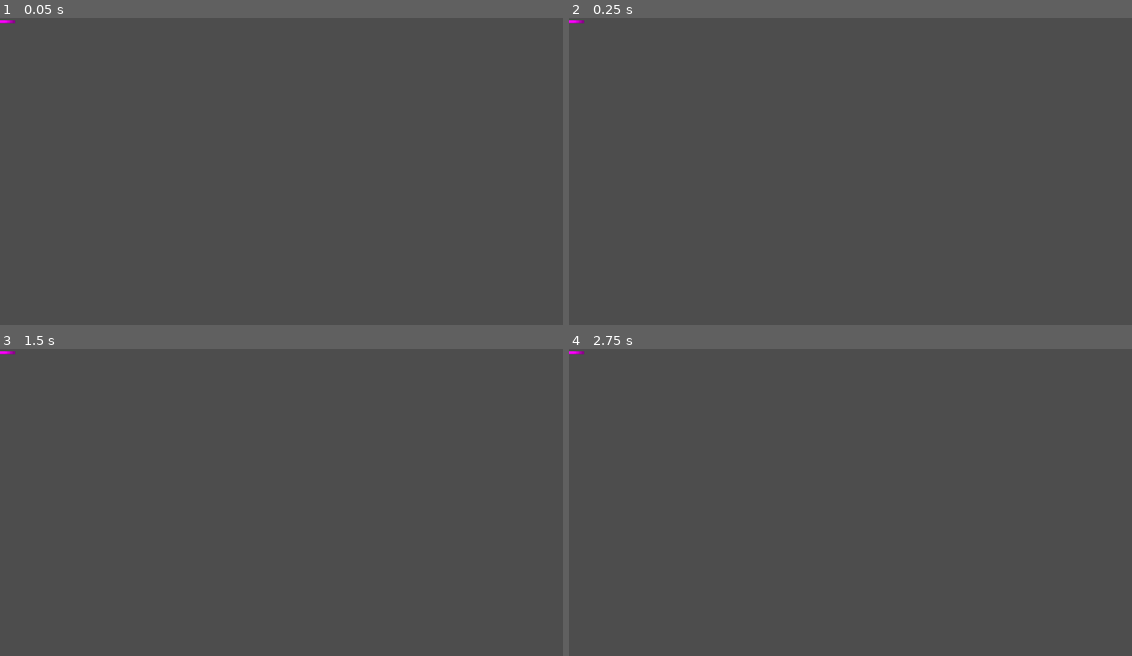
Above: before the commit, frames 1-4 (two rows, left to right).
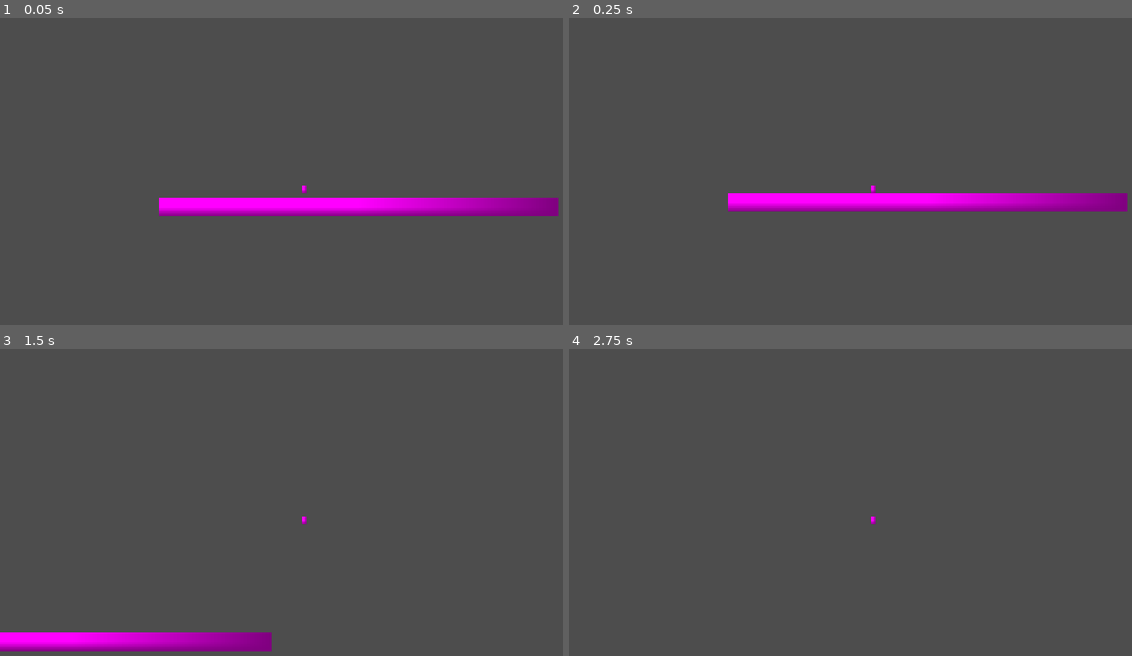
Above: after the commit, the same moments.

Repository: Astral-Scribe/Jame-Gam-Game-Jam-Game
Game: Godot game, scene res://level.tscn
The game is run twice, just before and just after one commit, with the same random seed, the same clock (stepped at 60 frames per second) and the same inputs.
Inputs (mouse positions are in pixels of both pictures, inside the frame that each line leads up to):
- Up to frame 1 (0.05 s): no input
- Up to frame 2 (0.25 s): no input
- Up to frame 3 (1.5 s): tap Enter at 0.5 s; move the mouse to (439, 502) at 0.52 s; hold D (move_right) from 0.53 s (still down); tap Shift (dash, bound only after the commit) at 0.6, 1.35 s; click (439, 502) at 0.67 s; tap Space (jump) at 0.77, 1.25 s; move the mouse to (180, 536) at 1.27 s
- Up to frame 4 (2.75 s): tap Space (jump) at 1.52 s; move the mouse to (934, 444) at 2.02 s; release D (move_right) at 2.03 s; hold A (move_left) from 2.03 s (still down); tap Alt at 2.1 s; tap Shift (dash, bound only after the commit) at 2.3 s

The runs differ from the first frame. In frame 1, 4.3% of the frame differs, in the area x 0-100%, y 0-65%; in frame 2, 4.3%; in frame 3, 3.0%; in frame 4, less than 0.1%.

Commit message:
made the testing environment bigger and the player slower. began work on a dash

Diff:
--- a/game/level.tscn
+++ b/game/level.tscn
@@ -5,17 +5,17 @@
 [sub_resource type="PlaceholderTexture2D" id="PlaceholderTexture2D_wfsmp"]
 
 [sub_resource type="RectangleShape2D" id="RectangleShape2D_m5x6i"]
-size = Vector2(38, 7)
+size = Vector2(151, 7)
 
 [node name="floor" type="StaticBody2D" unique_id=729262348]
 
 [node name="Sprite2D" type="Sprite2D" parent="." unique_id=801149957]
-position = Vector2(9, 7.5)
-scale = Vector2(37.999996, 7)
+position = Vector2(20.499996, 7.5)
+scale = Vector2(151, 6.999999)
 texture = SubResource("PlaceholderTexture2D_wfsmp")
 
 [node name="CollisionShape2D" type="CollisionShape2D" parent="." unique_id=1670772853]
-position = Vector2(9, 7.5)
+position = Vector2(20.5, 7.5)
 shape = SubResource("RectangleShape2D_m5x6i")
 
 [node name="CharacterBody2D" parent="." unique_id=524172200 instance=ExtResource("1_u52ul")]
--- a/game/playercontroller.tscn
+++ b/game/playercontroller.tscn
@@ -19,3 +19,6 @@
 texture = SubResource("PlaceholderTexture2D_m5x6i")
 
 [node name="StaticBody2D" type="StaticBody2D" parent="." unique_id=775408184]
+
+[node name="Camera2D" type="Camera2D" parent="." unique_id=1886191754]
+zoom = Vector2(5, 5)
--- a/game/playermovement.gd
+++ b/game/playermovement.gd
@@ -1,8 +1,13 @@
 extends CharacterBody2D
 
 
-const speed: float = 300.0
+const speed: float = 100.0
 const jump_velocity: float = -400.0
+var dash_amount: int = 1
+var dashes_used: int = 0
+const dash_velocity: float = 500
+const dash_cooldown_duration: float = 0.5
+var dash_cooldown_timer: float = 0.0
 const coyote_time_duration: float = 0.15
 var coyote_timer: float = 0.0
 
@@ -13,15 +18,20 @@
 		coyote_timer -= delta
 	else:
 		coyote_timer = coyote_time_duration
+		dashes_used = 0
 
 	if Input.is_action_just_pressed("jump") and (is_on_floor() or coyote_timer > 0.0):
 		velocity.y = jump_velocity
 		coyote_timer = 0.0
-
 	var direction: float = Input.get_axis("move_left", "move_right")
 	if direction != 0.0:
-		velocity.x = direction * speed
+		if Input.is_action_just_pressed("dash") and (dashes_used < dash_amount) and dash_cooldown_timer <= 0.0:
+			velocity.x = direction * dash_velocity
+			dashes_used += 1
+			dash_cooldown_timer = dash_cooldown_duration
+		else:
+			velocity.x = direction * speed
 	else:
 		velocity.x = move_toward(velocity.x, 0.0, speed)
-
 	move_and_slide()
+	dash_cooldown_timer -= delta
--- a/game/project.godot
+++ b/game/project.godot
@@ -41,6 +41,11 @@
 "events": [Object(InputEventKey,"resource_local_to_scene":false,"resource_name":"","device":16,"window_id":0,"alt_press …(190 unchanged characters)…
 ]
 }
+dash={
+"deadzone": 0.2,
+"events": [Object(InputEventKey,"resource_local_to_scene":false,"resource_name":"","device":16,"window_id":0,"alt_pressed":false,"shift_pressed":false,"ctrl_pressed":false,"meta_pressed":false,"pressed":false,"keycode":4194325,"physical_keycode":0,"key_label":0,"unicode":0,"location":0,"echo":false,"script":null)
+]
+}
 
 [physics]
 
